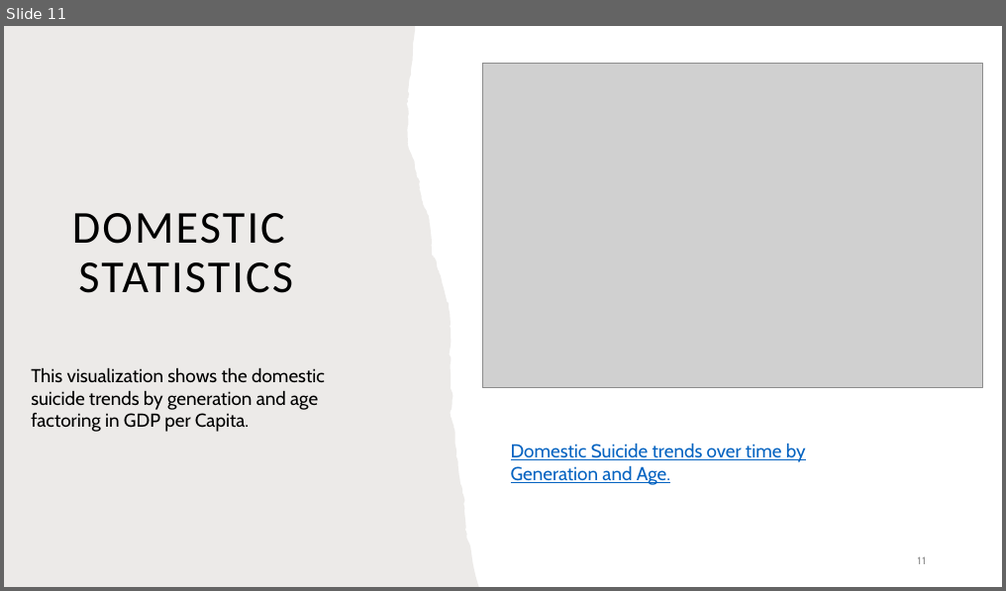
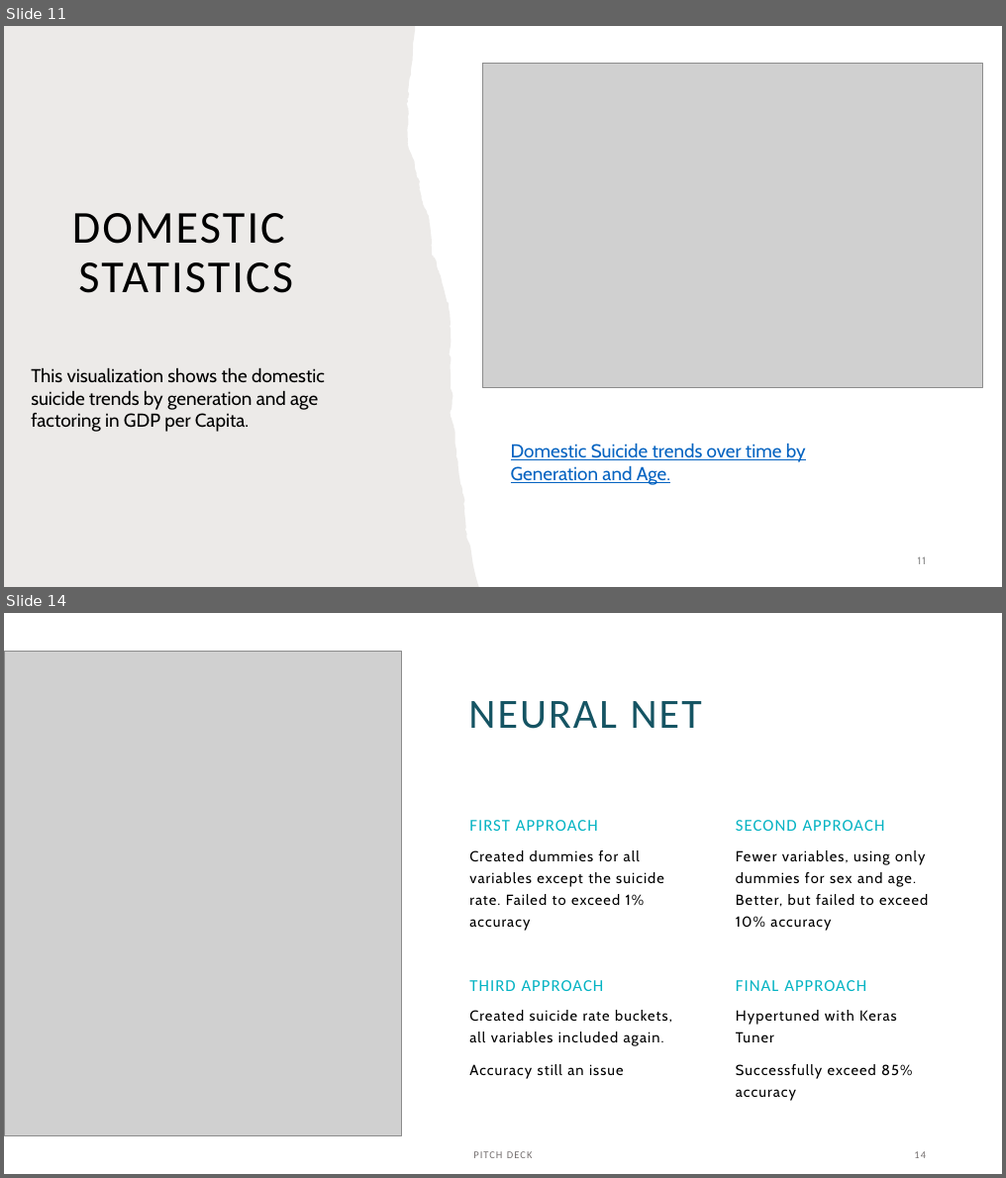
Before and after one commit to ejmatthe/project-four, a slide deck: Project 4.pptx. Shown one above the other, each under a label of ours: slide 11 before the commit, slides 11 and 14 after it; the slides between them are not shown. The pictures are 1006x591 and 1006x1178 pixels, drawn with LibreOffice and Linux fonts; fonts in the diff are those of the drawing; grey boxes stand for pictures. Boxes give left, top, right and bottom in pixels: in the first picture for what was removed or moved away, otherwise in the second. Text is boxed around its words. In the diff, an @@ line names an element or a change of style, - is before the commit and + after.

```diff
--- a/Project 4.pptx
+++ b/Project 4.pptx
@@ slide 14 added at [4,613,1002,1174], background #FFFFFF @@
@@ picture added at [4,652,402,1137] @@
@@ title added at [468,701,702,729], 40 pt, text none @@
+NEURAL NET
@@ text added at [469,820,598,831], 16 pt, text #04B3C3 @@
+FIRST APPROACH
@@ text added at [736,820,885,831], 16 pt, text #04B3C3 @@
+SECOND APPROACH
@@ text added at [469,851,664,931], 14 pt, text #000000 @@
+Created dummies for all variables except the suicide rate. Failed to exceed 1% accuracy
@@ text added at [736,851,928,931], 14 pt, text #000000 @@
+Fewer variables, using only dummies for sex and age. Better, but failed to exceed 10% accuracy
@@ text added at [469,980,604,991], 16 pt, text #04B3C3 @@
+THIRD APPROACH
@@ text added at [736,980,866,991], 16 pt, text #04B3C3 @@
+FINAL APPROACH
@@ text added at [469,1010,672,1079], 14 pt, text #000000 @@
+Created suicide rate buckets, all variables included again.
+Accuracy still an issue
@@ text added at [736,1010,912,1101], 14 pt, text #000000 @@
+Hypertuned with Keras Tuner
+Successfully exceed 85% accuracy
@@ text added at [473,1152,533,1158], 10 pt, text #767171 @@
+PITCH DECK
@@ page number added at [914,1152,926,1158], 10 pt, text #767171 @@
+14
```
Also in this commit, not shown: 3 other slides added.
